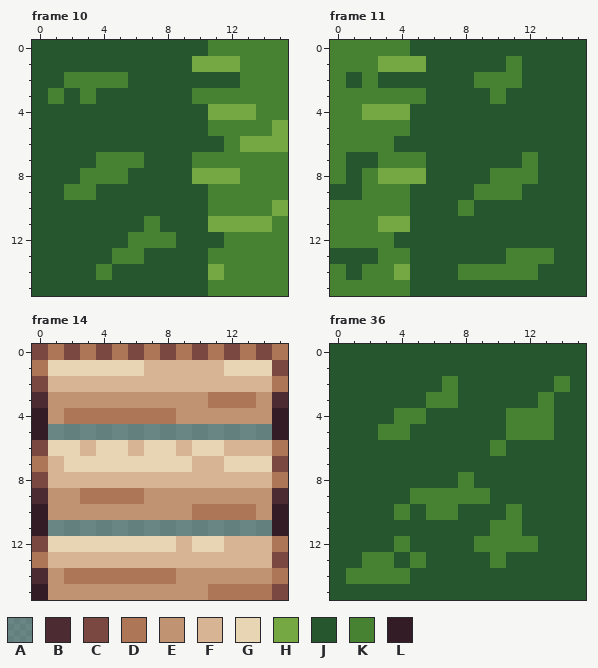
Two states of a pixel-art file, DavisGGJ2023/Assets/ArtDev/TileSet/Tiles_GGJ.aseprite. Above is the file before it was changed.
16x16 pixels, 41 frames. Shown: frame 10, frame 11, frame 14, frame 36. The commit also changed other frames, which this record leaves out.
Visible layers, top first: "Layer 5", "Layer 3", "Layer 1", "Layer 2".
Palette (. is transparent): A #394a507b  B #4d2b32  C #7a4841  D #ad7757  E #c09473  F #d7b594  G #e7d5b3  H #75a743  J #25562e  K #468232  L #341c27
Pixels before, frame 10, first column x 0:
 0 JJJJJJJJJJJKKKKK
 1 JJJJJJJJJJHHHKKK
 2 JJKKKKJJJJJJJKKK
 3 JKJKJJJJJJKKKKKK
 4 JJJJJJJJJJJHHHKK
 5 JJJJJJJJJJJKKKKH
 6 JJJJJJJJJJJJKHHH
 7 JJJJKKKJJJKKKKKK
 8 JJJKKKJJJJHHHKKK
 9 JJKKJJJJJJJKKKKK
10 JJJJJJJJJJJKKKKH
11 JJJJJJJKJJJHHHHK
12 JJJJJJKKKJJJKKKK
13 JJJJJKKJJJJKKKKK
14 JJJJKJJJJJJHKKKK
15 JJJJJJJJJJJKKKKK
Pixels before, frame 11, first column x 0:
 0 KKKKKJJJJJJJJJJJ
 1 KKKHHHJJJJJKJJJJ
 2 KJKJJJJJJKKKJJJJ
 3 KKKKKKJJJJKJJJJJ
 4 KKHHHJJJJJJJJJJJ
 5 KKKKKJJJJJJJJJJJ
 6 KKKKJJJJJJJJJJJJ
 7 KJJKKKJJJJJJKJJJ
 8 KJKHHHJJJJKKKJJJ
 9 JJKKKJJJJKKKJJJJ
10 KKKKKJJJKJJJJJJJ
11 KKKHHJJJJJJJJJJJ
12 KKKKJJJJJJJJJJJJ
13 JJJKKJJJJJJKKKJJ
14 KJKKHJJJKKKKKJJJ
15 KKKKKJJJJJJJJJJJ
Pixels before, frame 14, first column x 0:
 0 CDCDCDCDCDCDCDCD
 1 DGGGGGGFFFFFGGGC
 2 CFFFFFFFFFFFFFFD
 3 BEEEEEEEEEEDDDEB
 4 LEDDDDDDDEEEEEEL
 5 LAAAAAAAAAAAAAAL
 6 CGGFGGFGGFGGFFFD
 7 DFGGGGGGGGFFGGGC
 8 CFFFFFFFFFFFFFFD
 9 BEEDDDDEEEEEEEEB
10 LEEEEEEEEEDDDDEL
11 LAAAAAAAAAAAAAAL
12 CGGGGGGGGFGGFFFD
13 DFFFFFFFFFFFFFFC
14 BEDDDDDDDEEEEEED
15 LEEEEEEEEEEDDDDC
Pixels before, frame 36, first column x 0:
 0 JJJJJJJJJJJJJJJJ
 1 JJJJJJJJJJJJJJJJ
 2 JJJJJJJKJJJJJJKJ
 3 JJJJJJKKJJJJJKJJ
 4 JJJJKKJJJJJKKKJJ
 5 JJJKKJJJJJJKKKJJ
 6 JJJJJJJJJJKJJJJJ
 7 JJJJJJJJJJJJJJJJ
 8 JJJJJJJJKJJJJJJJ
 9 JJJJJKKKKKJJJJJJ
10 JJJJKJKKJJJKJJJJ
11 JJJJJJJJJJKKJJJJ
12 JJJJKJJJJKKKKJJJ
13 JJKKJKJJJJKJJJJJ
14 JKKKKJJJJJJJJJJJ
15 JJJJJJJJJJJJJJJJ
New version:
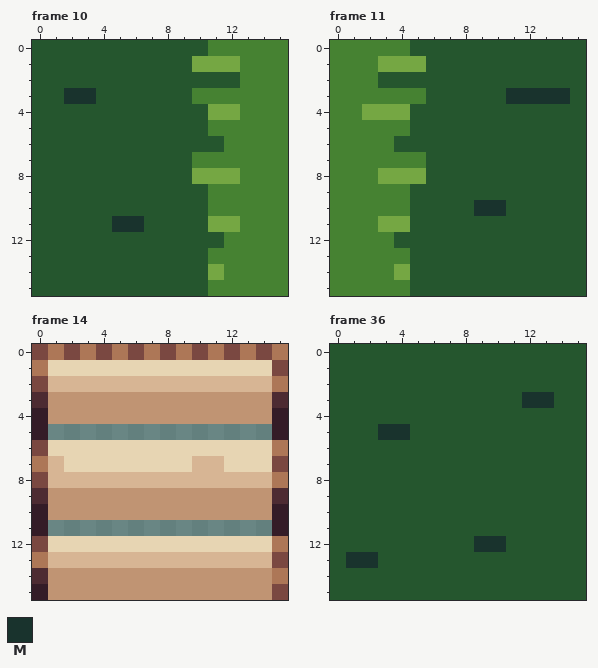
Colours new in this view: M #19332d
Diff:
Frame 10, layer "Layer 2":
y 2: x 2..5 KKKK -> JJJJ
y 3: x 1..3 KJK -> JMM
y 4: x 13 H -> K
y 5: x 15 H -> K
y 6: x 13..15 HHH -> KKK
y 7: x 4..6 KKK -> JJJ
y 8: x 3..5 KKK -> JJJ
y 9: x 2..3 KK -> JJ
y 10: x 15 H -> K
y 11: x 5..7 JJK -> MMJ; x 13..14 HH -> KK
y 12: x 6..8 KKK -> JJJ
y 13: x 5..6 KK -> JJ
y 14: x 4 K -> J
Frame 11, layer "Layer 2":
y 1: x 11 K -> J
y 2: x 1 J -> K; x 9..11 KKK -> JJJ
y 3: x 10..14 KJJJJ -> JMMMM
y 7: x 1..2 JJ -> KK; x 12 K -> J
y 8: x 1 J -> K; x 10..12 KKK -> JJJ
y 9: x 0..1 JJ -> KK; x 9..11 KKK -> JJJ
y 10: x 8..10 KJJ -> JMM
y 13: x 0..2 JJJ -> KKK; x 11..13 KKK -> JJJ
y 14: x 1 J -> K; x 8..12 KKKKK -> JJJJJ
Frame 14, layer "Layer 1":
y 1: x 7..11 FFFFF -> GGGGG
y 3: x 11..13 DDD -> EEE
y 4: x 2..8 DDDDDDD -> EEEEEEE
y 6: x 3 F -> G; x 6 F -> G; x 9 F -> G; x 12..14 FFF -> GGG
y 9: x 3..6 DDDD -> EEEE
y 10: x 10..13 DDDD -> EEEE
y 12: x 9 F -> G; x 12..14 FFF -> GGG
y 14: x 2..8 DDDDDDD -> EEEEEEE
y 15: x 11..14 DDDD -> EEEE
Frame 36, layers "Layer 1", "Layer 2":
y 2: x 7 K -> J; x 14 K -> J
y 3: x 6..7 KK -> JJ; x 12..13 JK -> MM
y 4: x 4..5 KK -> JJ; x 11..13 KKK -> JJJ
y 5: x 3..4 KK -> MM; x 11..13 KKK -> JJJ
y 6: x 10 K -> J
y 8: x 8 K -> J
y 9: x 5..9 KKKKK -> JJJJJ
y 10: x 4 K -> J; x 6..7 KK -> JJ; x 11 K -> J
y 11: x 10..11 KK -> JJ
y 12: x 4 K -> J; x 9..12 KKKK -> MMJJ
y 13: x 1..3 JKK -> MMJ; x 5 K -> J; x 10 K -> J
y 14: x 1..4 KKKK -> JJJJ
Boxes around the changes in both pictures, in picture pixels (x1, y1, x2, y2):
changed: (48, 72, 176, 280)
changed: (240, 104, 288, 232)
changed: (458, 56, 570, 280)
changed: (346, 72, 362, 88)
changed: (330, 152, 378, 280)
changed: (64, 360, 272, 600)
changed: (346, 376, 570, 584)
